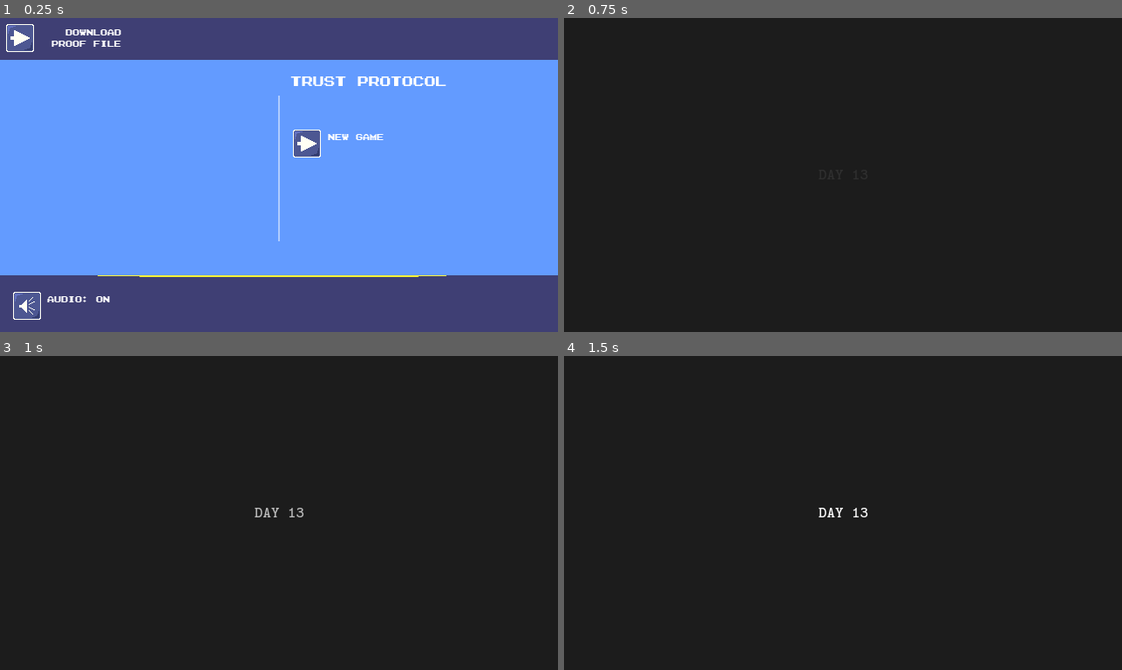
Above: before the commit, frames 1-4 (two rows, left to right).
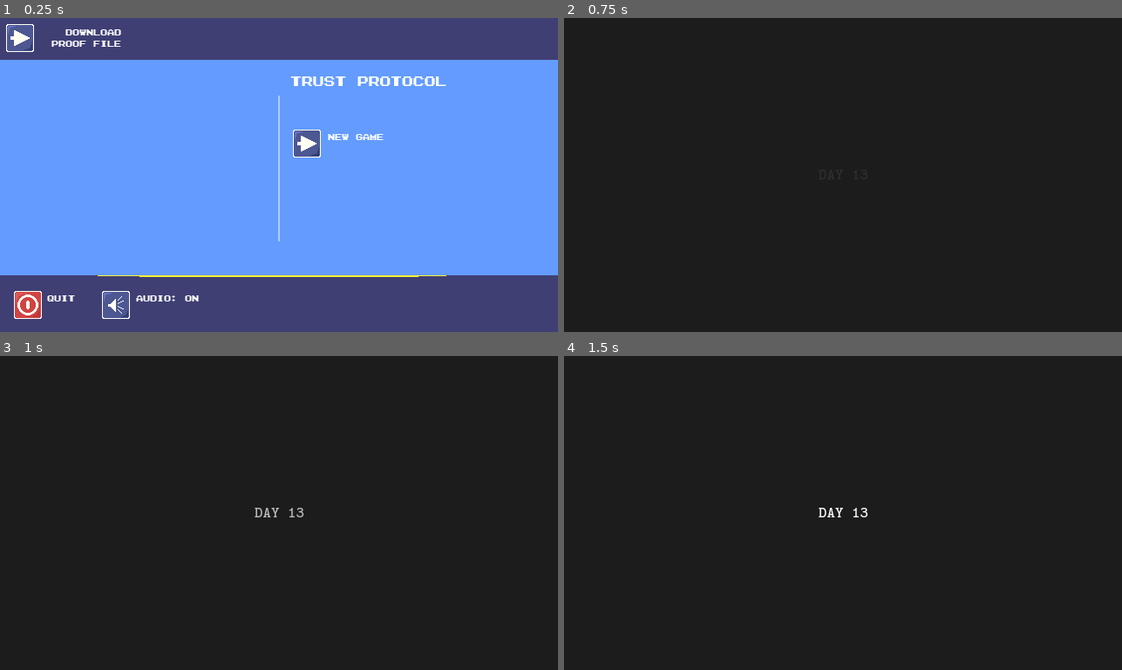
Above: after the commit, the same moments.

Repository: Murakass/trust-protocol-game
Game: Godot game, scene res://main_menu.tscn
Two runs of this game, one before a commit and one after it. Both use one fixed random seed, a clock stepped at 60 frames per second and the inputs below.
Inputs (mouse positions are in pixels of both pictures, inside the frame that each line leads up to):
- Up to frame 1 (0.25 s): no input
- Up to frame 2 (0.75 s): click "New Game" at 0.5 s
- Up to frame 3 (1 s): no input
- Up to frame 4 (1.5 s): click (686, 384) at 1.25 s

The runs differ from the first frame. In frame 1, 1.1% of the frame differs, in the area x 2-36%, y 86-97%; in frame 2, nothing differs; in frame 3, nothing differs; in frame 4, nothing differs.
Error after the commit: Invalid access to property or key 'pressed' on a base object of type 'null instance'. (res://main_menu.gd:21)

Commit message:
Cleanup, removed temp files

Diff:
--- a/main.tscn
+++ b/main.tscn
@@ -1991,7 +1991,6 @@
 text = "Main menu "
 
 [node name="QuitBtn" type="Button" parent="MenuPanel/MarginContainer/VBoxContainer" unique_id=939866860]
-visible = false
 custom_minimum_size = Vector2(0, 30)
 layout_mode = 2
 theme_override_styles/normal = SubResource("StyleBoxEmpty_jq2sk")
--- a/main_menu.tscn
+++ b/main_menu.tscn
@@ -119,10 +119,10 @@
 anchors_preset = 2
 anchor_top = 1.0
 anchor_bottom = 1.0
-offset_left = 13.0
-offset_top = -48.0
-offset_right = 134.0
-offset_bottom = -12.0
+offset_left = 115.0
+offset_top = -49.0
+offset_right = 236.0
+offset_bottom = -13.0
 grow_vertical = 0
 theme_override_styles/normal = SubResource("StyleBoxEmpty_nlkkf")
 script = ExtResource("2_nlkkf")
@@ -150,42 +150,6 @@
 theme = ExtResource("5_8qtwp")
 theme_override_font_sizes/font_size = 10
 text = "Audio: ON "
-horizontal_alignment = 2
-vertical_alignment = 1
-
-[node name="RealityGameBtn" type="Button" parent="." unique_id=1386582162]
-visible = false
-layout_mode = 0
-offset_left = 490.0
-offset_top = 8.0
-offset_right = 632.0
-offset_bottom = 44.0
-theme_override_styles/normal = SubResource("StyleBoxEmpty_glbon")
-script = ExtResource("2_nlkkf")
-
-[node name="IconR" type="TextureRect" parent="RealityGameBtn" unique_id=195132967]
-layout_mode = 1
-anchors_preset = 4
-anchor_top = 0.5
-anchor_bottom = 0.5
-offset_left = 2.0
-offset_top = -16.0
-offset_right = 34.0
-offset_bottom = 16.0
-grow_vertical = 2
-texture = ExtResource("2_fu7sn")
-
-[node name="Label" type="Label" parent="RealityGameBtn" unique_id=1749395527]
-layout_mode = 1
-anchors_preset = 1
-anchor_left = 1.0
-anchor_right = 1.0
-offset_left = -96.0
-offset_bottom = 23.0
-grow_horizontal = 0
-theme = ExtResource("5_8qtwp")
-theme_override_font_sizes/font_size = 10
-text = "Reality mode "
 horizontal_alignment = 2
 vertical_alignment = 1
 
@@ -226,47 +190,7 @@
 horizontal_alignment = 2
 vertical_alignment = 1
 
-[node name="ClearResultsBtn" type="Button" parent="." unique_id=993416264]
-visible = false
-layout_mode = 0
-offset_left = 152.0
-offset_top = 4.0
-offset_right = 300.0
-offset_bottom = 40.0
-theme_override_styles/normal = SubResource("StyleBoxEmpty_glbon")
-script = ExtResource("2_nlkkf")
-
-[node name="IconR" type="TextureRect" parent="ClearResultsBtn" unique_id=493160005]
-layout_mode = 1
-anchors_preset = 4
-anchor_top = 0.5
-anchor_bottom = 0.5
-offset_left = 2.0
-offset_top = -16.0
-offset_right = 34.0
-offset_bottom = 16.0
-grow_vertical = 2
-texture = ExtResource("2_fu7sn")
-
-[node name="Label" type="Label" parent="ClearResultsBtn" unique_id=283536652]
-layout_mode = 1
-anchors_preset = 1
-anchor_left = 1.0
-anchor_right = 1.0
-offset_left = -110.0
-offset_top = 7.0
-offset_right = 2.0
-offset_bottom = 30.0
-grow_horizontal = 0
-theme = ExtResource("5_8qtwp")
-theme_override_font_sizes/font_size = 10
-text = "Clear results
-data "
-horizontal_alignment = 2
-vertical_alignment = 1
-
 [node name="QuitBtn" type="Button" parent="." unique_id=1797040677]
-visible = false
 layout_mode = 0
 offset_left = 14.0
 offset_top = 311.0
Not shown, changed: .gitignore
Not shown, removed: main.tscn108011106659.tmp
Not shown, removed: main.tscn108271349501.tmp
Not shown, removed: main.tscn13143417658.tmp
Not shown, removed: main.tscn174202757578.tmp
Not shown, removed: main.tscn270780471560.tmp
Not shown, removed: main.tscn355334006051.tmp
Not shown, removed: main_menu.tscn2478407441.tmp
Not shown, removed: reality_mode.tscn82343632747.tmp
